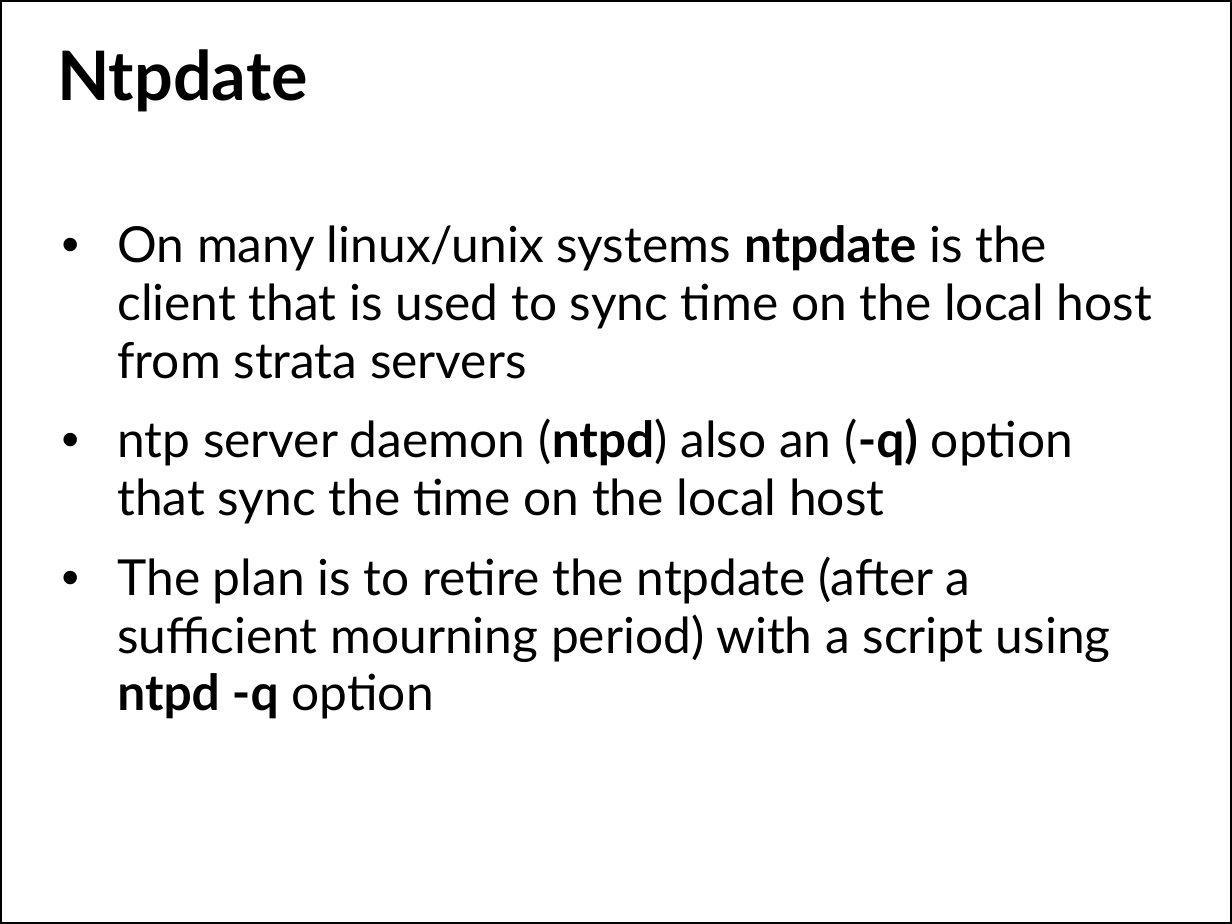
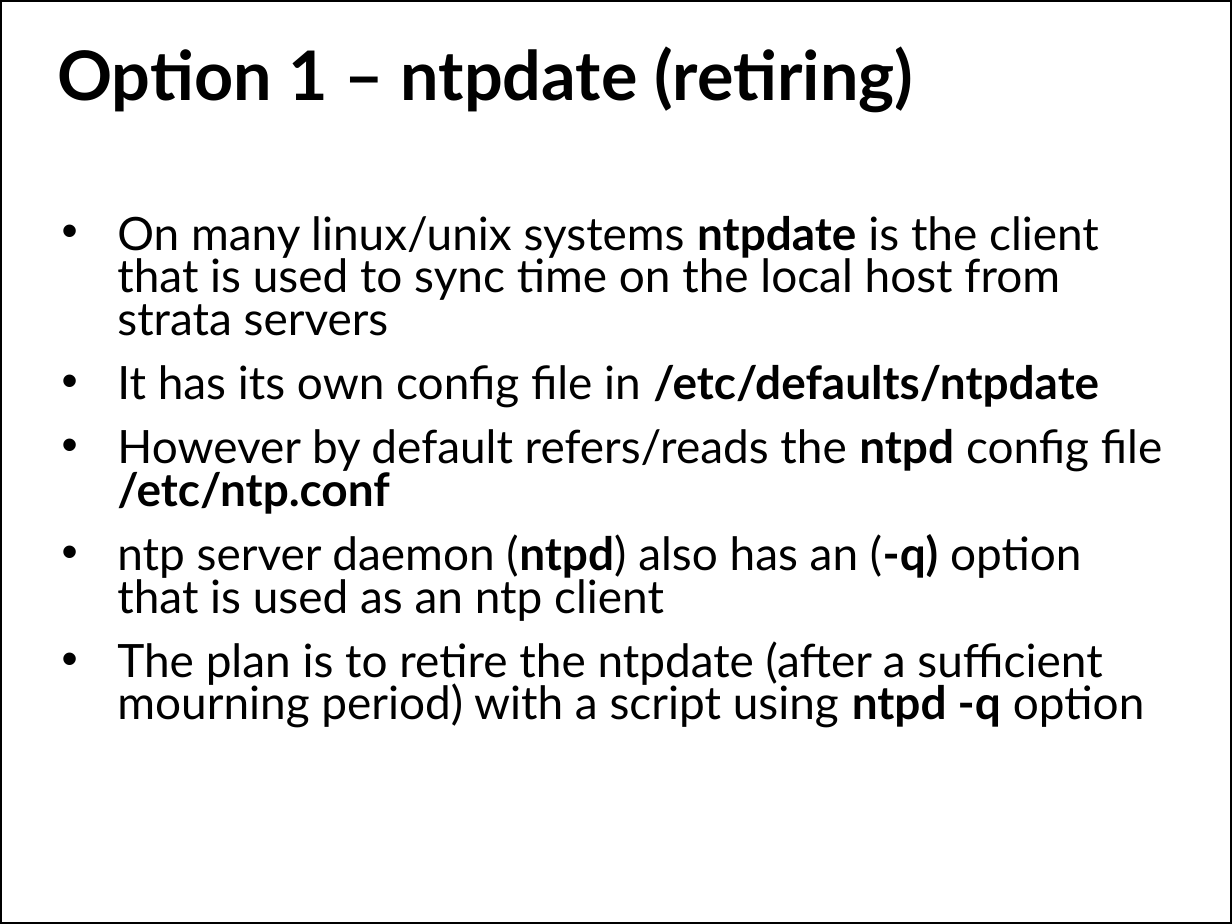
Before and after one commit to afnog/sse, a slide deck: slide 20 of ntp/ntp-service.pptx (slide 21 before the commit). Drawn at 1232x924 pixels with LibreOffice and Linux fonts; fonts in the diff are those of the drawing; background and template pictures are left out. Boxes give left, top, right and bottom in pixels: in the first picture for what was removed or moved away, otherwise in the second. Text is boxed around its words. In the diff, an @@ line names an element or a change of style, - is before the commit and + after.

```diff
--- a/ntp/ntp-service.pptx
+++ b/ntp/ntp-service.pptx
@@ title at <box>57,46,913,113</box>: text changed @@
-Ntpdate
+Option 1 – ntpdate (retiring)
@@ text at <box>117,216,1144,728</box>: size 32 to 29.6 pt in "On many linux/unix systems ntpdate is the ...", "The plan is to retire the ntpdate ..."; line spacing 0.97 to 0.77 @@
@@ text at <box>117,365,1162,621</box>: text changed; size 32 to 29.6 pt @@
-• ntp server daemon (ntpd) also an (-q) option that sync the time on the local host
+• It has its own config file in /etc/defaults/ntpdate
+• However by default refers/reads the ntpd config file /etc/ntp.conf
+• ntp server daemon (ntpd) also has an (-q) option that is used as an ntp client
```
Also in this commit, not shown: 8 other slides changed, 1 slide removed, 1 other file.
